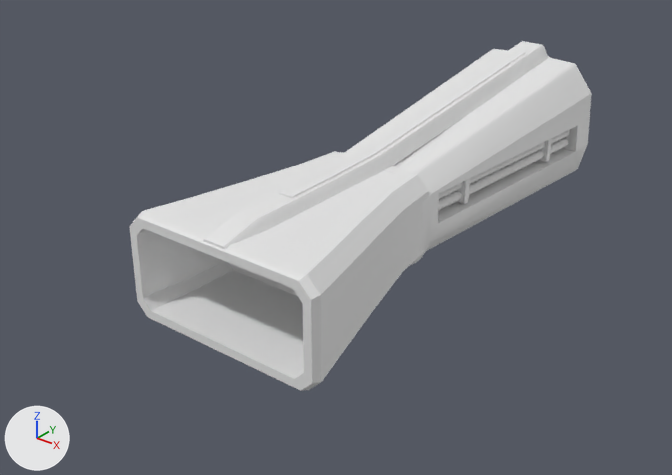
The OBJ model Assets/Resources/Models/Freeze_M3/barrel.obj as it was, and as the next commit left it.
Camera for both pictures: a 50 mm camera at (0.823, -1.713, 0.574) aimed at (-0.055, -0.616, -0.106). Every picture has the same lights, and +X, +Y and +Z are marked at lower left. The picture after the commit comes second. Where no turn or scale is listed for an object, it has been applied to the vertices.

Names of what the first picture shows: 'barrel'.
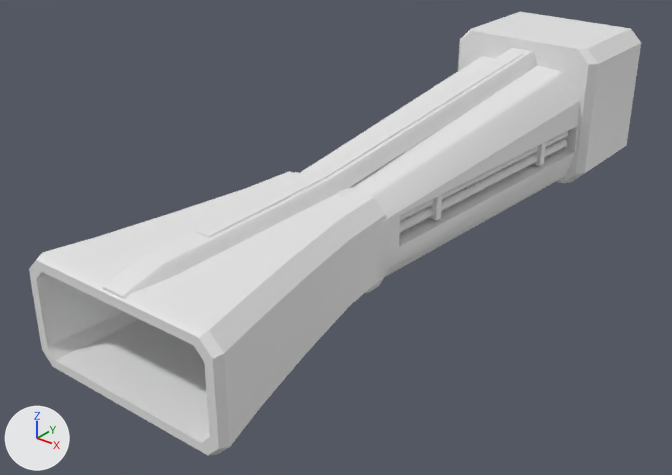
Where the change shows, as pixel boxes (x1, y1, x2, y2) in the pictures (672 x 475 px; the box of a moved part takes in the faces that stretch with it):
'barrel', reshaped (32% wider, 26% taller)
    before: (129, 41, 592, 391)
    after: (29, 12, 641, 455)
part 1 of me_barrel, moved or reshaped
    before: (339, 152, 431, 265)
    after: (292, 172, 389, 293)
part 2 of me_barrel, moved or reshaped
    before: (439, 130, 570, 199)
    after: (400, 131, 568, 221)
part 3 of me_barrel, moved or reshaped
    before: (438, 138, 568, 210)
    after: (400, 138, 567, 232)
part 4 of me_barrel, moved or reshaped
    before: (540, 139, 552, 162)
    after: (533, 142, 546, 166)
part 5 of me_barrel, moved or reshaped
    before: (457, 179, 470, 204)
    after: (429, 195, 442, 221)
part 6 of me_barrel, moved or reshaped (not visible afterwards)
    before: (231, 264, 293, 289)
part 7 of me_barrel, rebuilt (19% wider, 18% taller)
    before: (129, 151, 429, 391)
    after: (29, 171, 386, 455)
part 8 of me_barrel, rebuilt (33% wider, 25% taller)
    before: (279, 50, 526, 199)
    after: (196, 51, 524, 238)
part 9 of me_barrel, added
    after: (458, 12, 641, 183)
part 10 of me_barrel, moved or reshaped
    before: (203, 41, 591, 251)
    after: (102, 48, 580, 300)

The change in detail:
me_barrel is used by ob_barrel; location (0.0, 0.0, 0.0).
me_barrel had 1355 vertices, 2626 faces and spanned x -0.176..0.176, y -0.948..-0.062, z -0.147..0.125.
me_barrel now has 1379 vertices, 2670 faces and spans x -0.176..0.176, y -1.117..0.1, z -0.147..0.139.
me_barrel part 1: the loose piece of 100 vertices spanning x -0.106..0.106, y -0.604..-0.579, z -0.117..0.034 is scaled about its middle by (1, 1.23, 1), then moved by (0.0, -0.115, 0.0).
me_barrel part 2: the loose piece of 60 vertices spanning x 0.072..0.117, y -0.548..-0.118, z -0.029..-0.012 is multiplied about its middle by the matrix ((1.0, 0.0, 0.0), (0.0, 1.234, 0.0), (0.0, 0.0, 1.0)), then moved by (0.0, -0.055, 0.0).
me_barrel part 3: the loose piece of 60 vertices spanning x 0.072..0.117, y -0.548..-0.118, z -0.049..-0.032 is multiplied about its middle by the matrix ((1.0, 0.0, 0.0), (0.0, 1.234, 0.0), (0.0, 0.0, 1.0)), then moved by (0.0, -0.055, 0.0).
me_barrel part 4: the loose piece of 24 vertices spanning x 0.091..0.119, y -0.21..-0.196, z -0.053..-0.009 is scaled about its middle by (1, 1.23, 1), then moved by (0.0, -0.024, 0.0).
me_barrel part 5: the loose piece of 24 vertices spanning x 0.074..0.102, y -0.469..-0.456, z -0.053..-0.009 is scaled about its middle by (1, 1.23, 1), then moved by (0.0, -0.085, 0.0).
me_barrel part 6: the loose piece of 8 vertices spanning x -0.118..0.118, y -0.802..-0.798, z -0.102..-0.002 is moved by (0.0, -0.164, 0.0).
me_barrel part 7: the loose piece of 80 vertices spanning x -0.176..0.176, y -0.948..-0.585, z -0.147..0.032 is rebuilt with 80 vertices and now spans x -0.176..0.176, y -1.117..-0.699, z -0.147..0.032.
me_barrel part 8: the loose piece of 24 vertices spanning x -0.018..0.018, y -0.8..-0.13, z 0.042..0.12 is rebuilt with 24 vertices and now spans x -0.018..0.018, y -0.964..-0.137, z 0.042..0.12.
me_barrel part 9: a new loose piece of 24 vertices spanning x -0.149..0.149, y -0.115..0.1, z -0.127..0.139.
me_barrel part 10: 2 vertices moved within x -0.126..0.126, y -0.104, z -0.082; 520 vertices removed from x -0.132..0.132, y -0.945..-0.102, z -0.113..0.121; 520 vertices added at x -0.132..0.132, y -1.114..-0.103, z -0.113..0.121.
Other edits to the shape of me_barrel do not show in these pictures.
